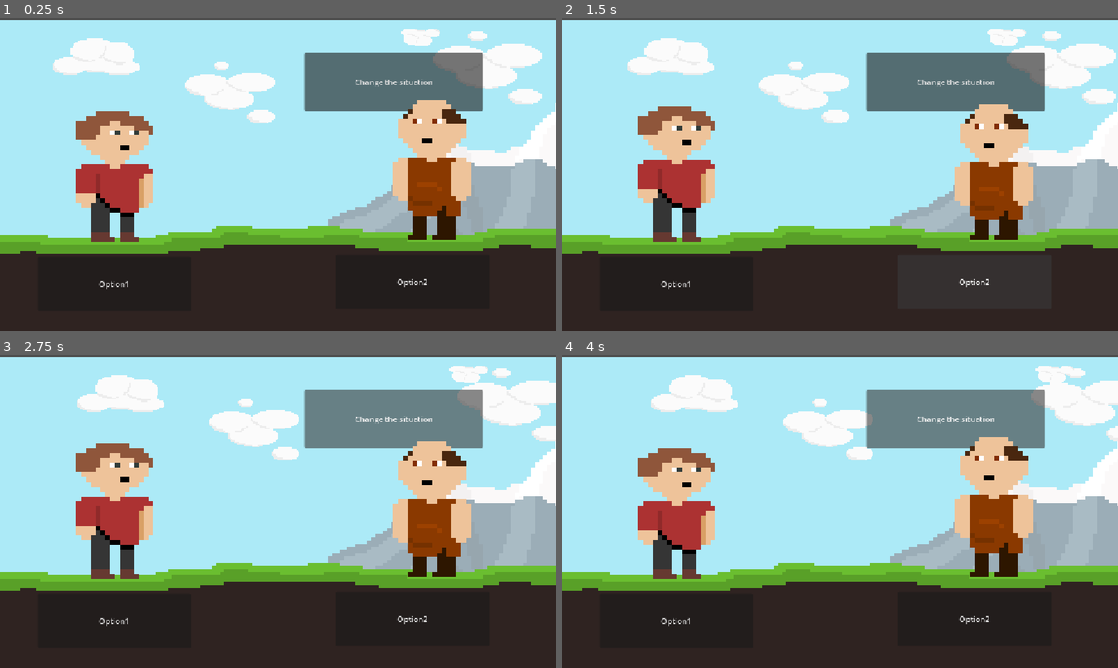
Above: before the commit, frames 1-4 (two rows, left to right).
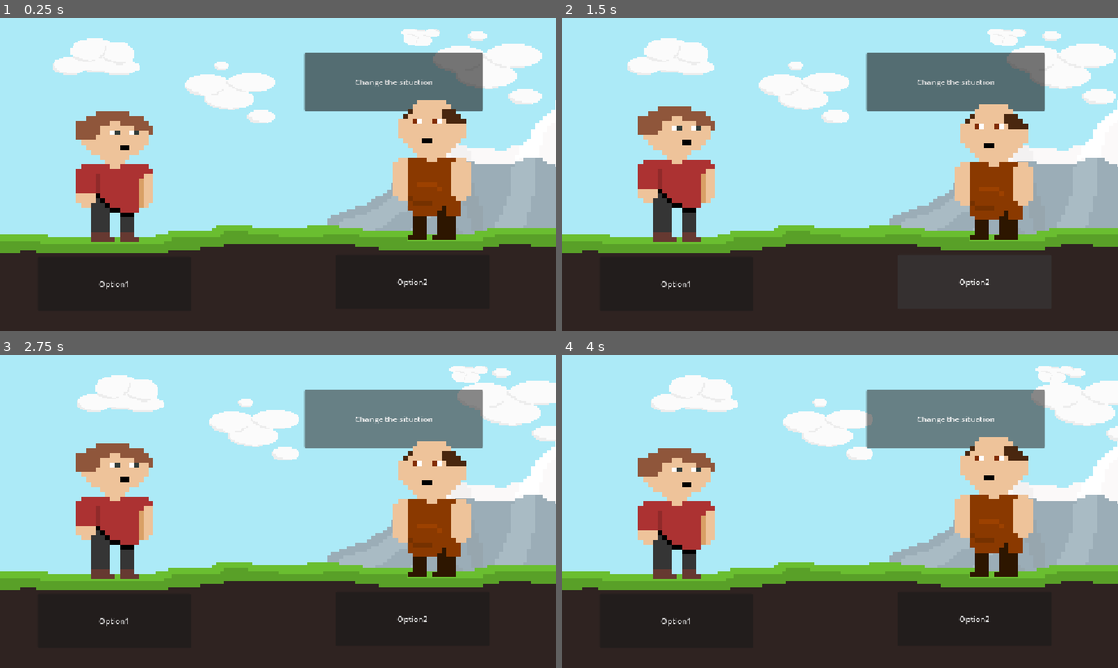
Above: after the commit, the same moments.

Repository: 1want-to-know/the-cult-game
Game: Godot game, scene res://scenes/the_game.tscn
Two runs of this game, one before a commit and one after it. Both use one fixed random seed, a clock stepped at 60 frames per second and the inputs below.
Inputs:
- Up to frame 1 (0.25 s): no input
- Up to frame 2 (1.5 s): click "Option1" at 0.5 s; click "Option2" at 1.25 s
- Up to frame 3 (2.75 s): click "Change the situation" at 2 s
- Up to frame 4 (4 s): click "Change the situation" at 2.75 s; click "Change the situation" at 3.5 s

The runs differ from the first frame. In frame 1, 1.6% of the frame differs, in the area x 0-100%, y 0-76%; in frame 2, 1.6%; in frame 3, 1.6%; in frame 4, 1.6%.

Commit message:
added resourses for characters. Made the friens_character's thoughts valuable for the options

Diff:
--- a/characters/friend_char_1.tscn
+++ b/characters/friend_char_1.tscn
@@ -1,6 +1,14 @@
 [gd_scene format=3 uid="uid://d4f1u3xabf7bj"]
 
+[ext_resource type="Script" uid="uid://dxopythl1u6xa" path="res://codes/friend_char_1.gd" id="1_gaab0"]
 [ext_resource type="Texture2D" uid="uid://dm4airhrklx5o" path="res://images/char2.png" id="1_th0id"]
+[ext_resource type="Script" uid="uid://c4r7t821477xu" path="res://codes/char_stats.gd" id="2_85i3f"]
+
+[sub_resource type="Resource" id="Resource_85i3f"]
+resource_local_to_scene = true
+script = ExtResource("2_85i3f")
+friend = true
+metadata/_custom_type_script = "uid://c4r7t821477xu"
 
 [sub_resource type="AtlasTexture" id="AtlasTexture_gaab0"]
 atlas = ExtResource("1_th0id")
@@ -25,7 +33,9 @@
 "speed": 2.0
 }]
 
-[node name="friend_char1" type="Node2D" unique_id=179818457]
+[node name="friend_char1" type="CharacterBody2D" unique_id=982802066]
+script = ExtResource("1_gaab0")
+stats = SubResource("Resource_85i3f")
 
 [node name="char1" type="AnimatedSprite2D" parent="." unique_id=123125685]
 scale = Vector2(10, 10)
--- a/characters/main_character.tscn
+++ b/characters/main_character.tscn
@@ -46,7 +46,7 @@
 "speed": 2.0
 }]
 
-[node name="main_character" type="Node2D" unique_id=1977380040]
+[node name="main_character" type="CharacterBody2D" unique_id=740560369]
 script = ExtResource("1_npico")
 
 [node name="char1" type="AnimatedSprite2D" parent="." unique_id=328888923]
--- /dev/null
+++ b/codes/char_stats.gd
@@ -0,0 +1,7 @@
+extends Resource
+
+class_name char_stats
+@export var friend: bool = 0
+@export var pal: bool = 0
+@export var suspicious: bool = 0
+@export var enemy: bool = 0
--- a/codes/chts.gd
+++ b/codes/chts.gd
@@ -1,4 +1,4 @@
 extends Button
 
 func _on_pressed() -> void:
-	Events.change_the_situation.emit()
+	ev.change_the_situation.emit()
--- a/codes/events.gd
+++ b/codes/events.gd
@@ -2,6 +2,6 @@
 
 var situation = 0
 
-signal start_test
-signal start_test1
+signal option_1
+signal option_2
 signal change_the_situation
--- /dev/null
+++ b/codes/friend_char_1.gd
@@ -0,0 +1,3 @@
+extends CharacterBody2D
+
+@export var stats: char_stats
--- a/codes/main_character.gd
+++ b/codes/main_character.gd
@@ -1,19 +1,19 @@
-extends Node2D
+extends CharacterBody2D
 
 @onready var char1s = get_node("char1")
 
 func _ready() -> void:
-	Events.start_test.connect(_testi)
-	Events.start_test1.connect(_testi1)
+	ev.option_1.connect(_option_1)
+	ev.option_2.connect(_option_2)
 
 
-func _testi():
-	match Events.situation:
+func _option_1():
+	match ev.situation:
 		0:
 			char1s.animation = "default_costume"
 
-func _testi1():
-	match Events.situation:
+func _option_2():
+	match ev.situation:
 		0:
 			char1s.animation = "default"
 
--- a/codes/option_1.gd
+++ b/codes/option_1.gd
@@ -1,13 +1,4 @@
 extends Button
 
-var situation = 0
-
-#Events.start_test.emit()
-
 func _on_pressed() -> void:
-	use_var()
-
-func use_var() -> void:
-	match situation:
-		0:
-			Events.start_test.emit()
+	ev.option_1.emit()
--- a/codes/option_2.gd
+++ b/codes/option_2.gd
@@ -1,5 +1,4 @@
 extends Button
 
-
 func _on_pressed() -> void:
-	Events.start_test1.emit()
+	ev.option_2.emit()
--- a/codes/the_game.gd
+++ b/codes/the_game.gd
@@ -1,21 +1,24 @@
 extends Node2D
 
 func _ready() -> void:
-	Events.start_test.connect(_testi)
-	Events.start_test1.connect(_testi1)
-	Events.change_the_situation.connect(_use_var)
+	ev.option_1.connect(_option_1)
+	ev.option_2.connect(_option_2)
+	ev.change_the_situation.connect(_use_var)
 
-func _testi():
-	match Events.situation:
+func _option_1():
+	match ev.situation:
 		0:
-			print("gotowe")
+			if FriendChar1.stats.friend == true:
+				print("gotowe")
+			else:
+				print("nie gotowe, szmato")
 		1:
 			print('ty kurwo :/')
 		2:
 			print('no dobra, dość!')
 
-func _testi1():
-	match Events.situation:
+func _option_2():
+	match ev.situation:
 		0:
 			print("gotowe1")
 		1:
@@ -25,5 +28,5 @@
 
 
 func _use_var():
-	Events.situation += 1
-	print(Events.situation)
+	ev.situation += 1
+	print(ev.situation)
--- a/project.godot
+++ b/project.godot
@@ -17,7 +17,8 @@
 
 [autoload]
 
-Events="*uid://b0yvjn0onjjbi"
+ev="*uid://b0yvjn0onjjbi"
+FriendChar1="*uid://d4f1u3xabf7bj"
 
 [display]
 
--- /dev/null
+++ b/resourses/char_stats.tres
@@ -0,0 +1,7 @@
+[gd_resource type="Resource" script_class="char_stats" format=3 uid="uid://bcqe42d0fne1w"]
+
+[ext_resource type="Script" uid="uid://c4r7t821477xu" path="res://codes/char_stats.gd" id="1_cnk0t"]
+
+[resource]
+script = ExtResource("1_cnk0t")
+metadata/_custom_type_script = "uid://c4r7t821477xu"
--- a/scenes/the_game.tscn
+++ b/scenes/the_game.tscn
@@ -13,8 +13,8 @@
 script = ExtResource("1_i7k80")
 
 [node name="BackgroundOutdoor1" type="Sprite2D" parent="." unique_id=333888100]
-position = Vector2(579.5, 332)
-scale = Vector2(8.264286, 6.5399995)
+position = Vector2(579.00006, 328.99994)
+scale = Vector2(8.271429, 6.6)
 texture = ExtResource("2_hscpy")
 
 [node name="Parallax2D" type="Parallax2D" parent="." unique_id=1794905337]
@@ -66,5 +66,6 @@
 
 [node name="friend_char1" parent="." unique_id=179818457 instance=ExtResource("8_cxvok")]
 position = Vector2(895, 299)
+stats = null
 
 [connection signal="pressed" from="Button" to="Button" method="_on_pressed"]
Not shown, added: codes/char_stats.gd.uid
Not shown, added: codes/friend_char_1.gd.uid
